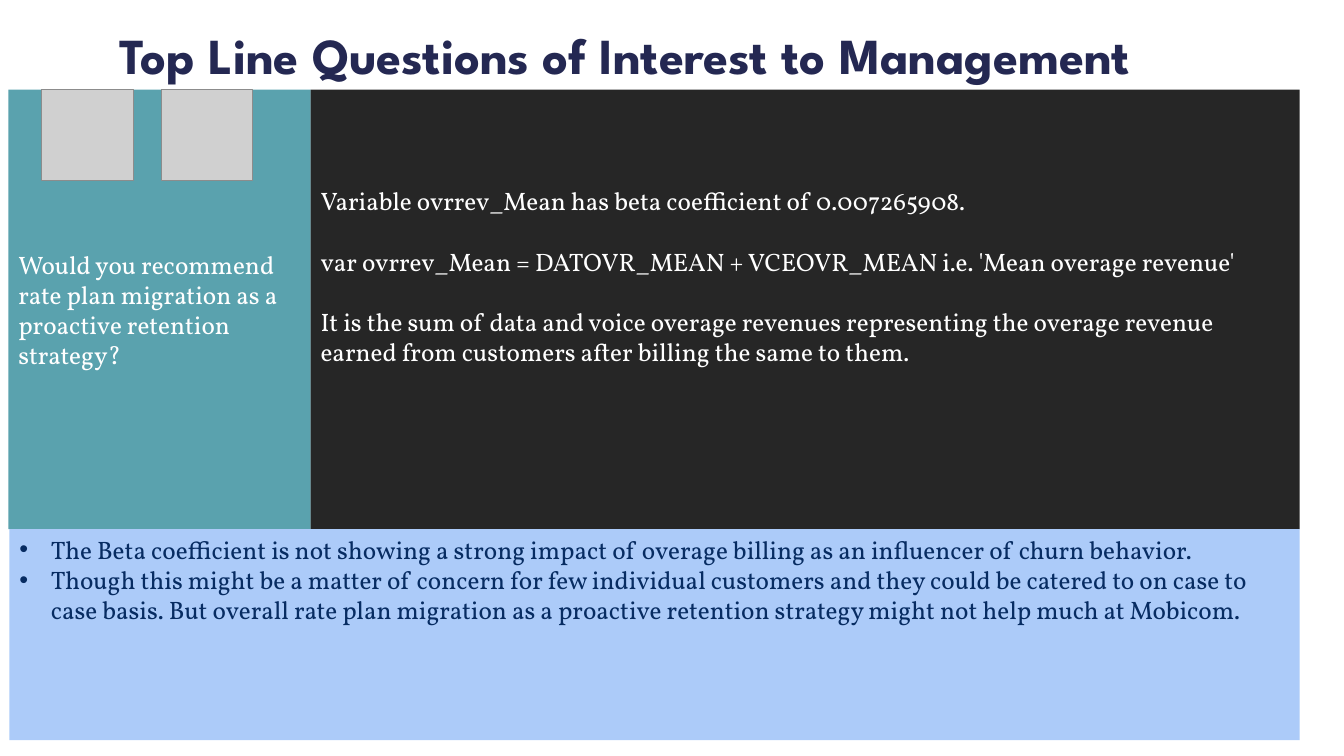
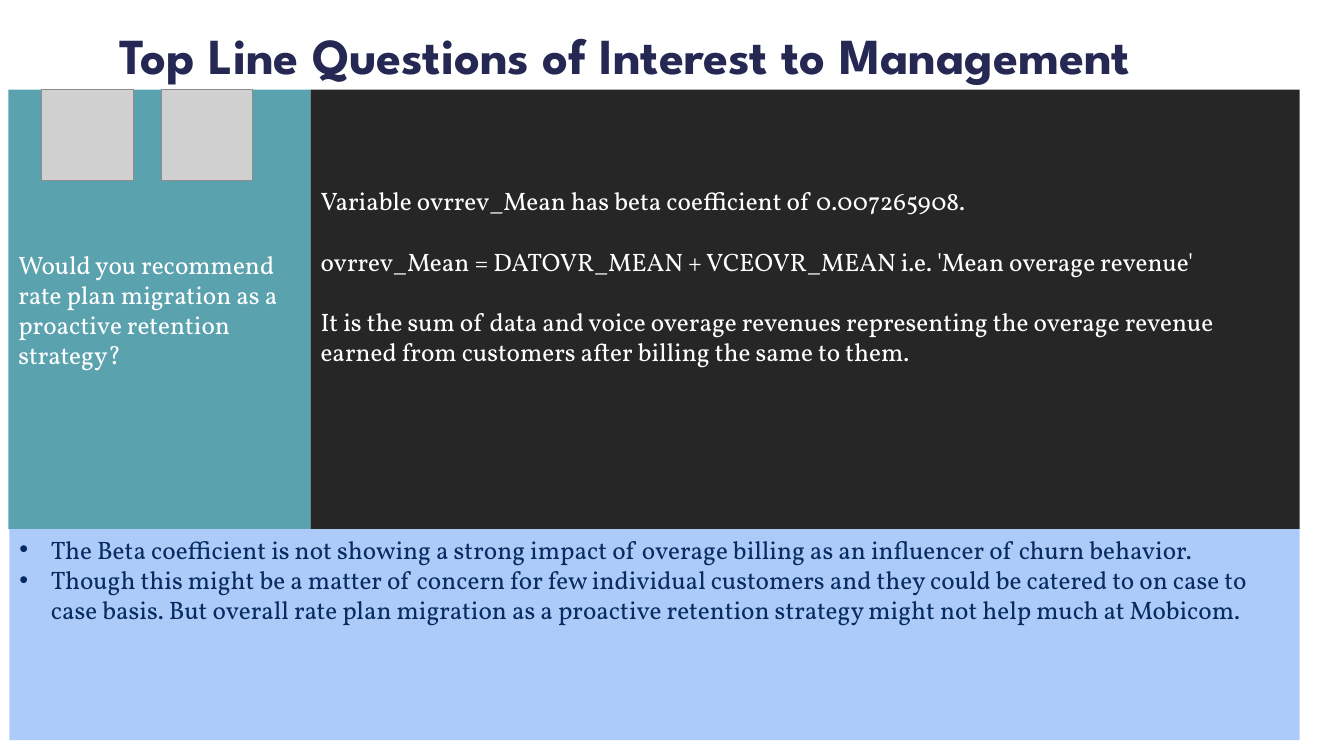
Before and after one commit to sravanvvijay/my-Capstone, a slide deck: slide 7 of Telecom Churn Analysis-Anand Version.pptx. Drawn at 1344x756 pixels with LibreOffice and Linux fonts; fonts in the diff are those of the drawing; grey boxes stand for pictures; background and template pictures are left out. Boxes give left, top, right and bottom in pixels: in the first picture for what was removed or moved away, otherwise in the second. Text is boxed around its words. In the diff, an @@ line names an element or a change of style, - is before the commit and + after.

```diff
--- a/Telecom Churn Analysis-Anand Version.pptx
+++ b/Telecom Churn Analysis-Anand Version.pptx
@@ text in rectangle at (321, 253, 1193, 278): text changed @@
-var ovrrev_Mean = DATOVR_MEAN + VCEOVR_MEAN i.e. 'Mean overage revenue'
+ovrrev_Mean = DATOVR_MEAN + VCEOVR_MEAN i.e. 'Mean overage revenue'
```
Also in this commit, not shown: 2 other slides changed.
